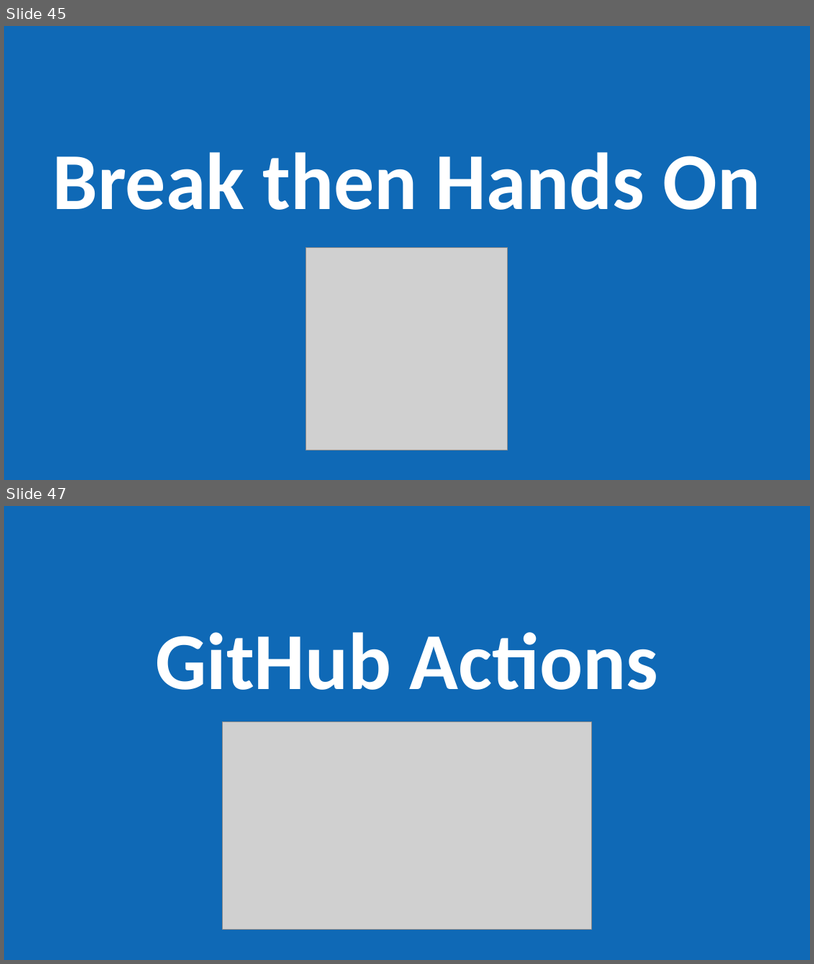
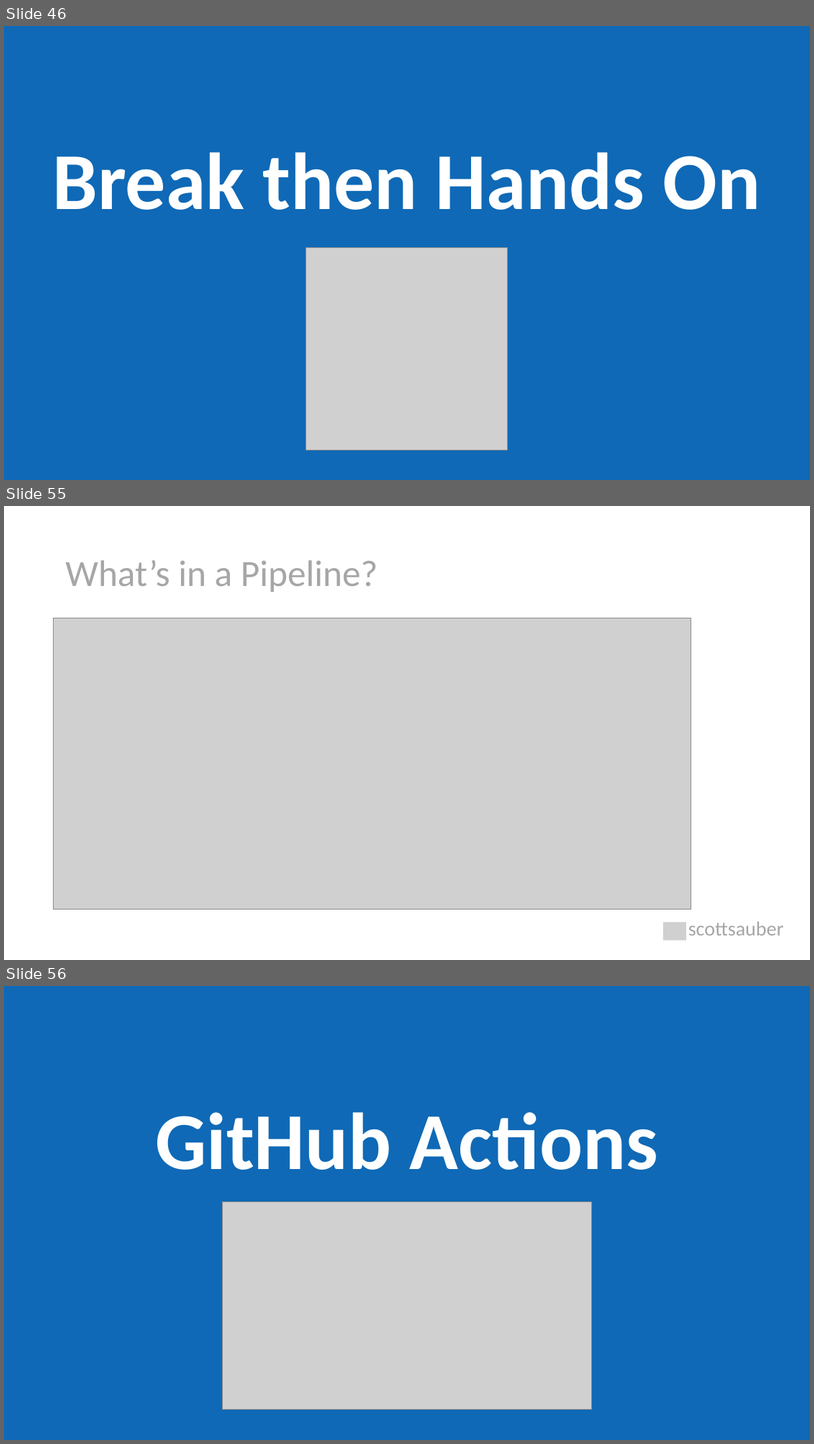
Before and after one commit to scottsauber/workshop-dotnet-azure-github-bicep, a slide deck: AzureDotNetBicep-Workshop.pptx. Shown one above the other, each under a label of ours: slides 45 and 47 before the commit, slides 46, 55 and 56 after it; the slides between them are not shown. The pictures are 814x964 and 814x1444 pixels, drawn with LibreOffice and Linux fonts; fonts in the diff are those of the drawing; grey boxes stand for pictures. Boxes give left, top, right and bottom in pixels: in the first picture for what was removed or moved away, otherwise in the second. Text is boxed around its words. In the diff, an @@ line names an element or a change of style, - is before the commit and + after.

```diff
--- a/AzureDotNetBicep-Workshop.pptx
+++ b/AzureDotNetBicep-Workshop.pptx
@@ slide 55 added at [4, 506, 810, 960], background #FFFFFF @@
@@ title added at [65, 560, 378, 592], 44 pt, text #A6A6A6 @@
+What’s in a Pipeline?
@@ picture added at [53, 618, 691, 909] @@
@@ picture added at [664, 921, 687, 939] @@
@@ text added at [689, 921, 784, 935], 24 pt, text #A6A6A6 @@
+scottsauber
@@ what was slide 45 is now slide 46 @@
@@ what was slide 47 is now slide 56 @@
```
Also in this commit, not shown: 8 slides changed, 14 other slides added, 1 other file.
